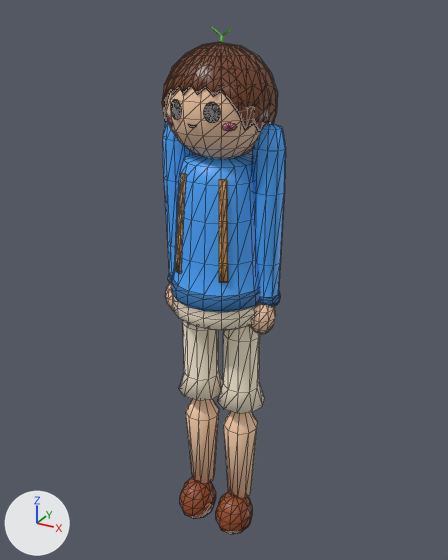
An edit to the glTF model public/assets/models/hero-grown.glb, drawn before and after from the same camera.
Before and after are seen from a 50 mm lens placed at (1.71, -3.07, 3.37), pointed at (-0.02, 0.08, 1.8). Lighting does not change. The marker at lower left points along +X, +Y and +Z. The picture after the commit comes second. Mesh edges are drawn as thin lines on the coarser meshes. Where no turn or scale is listed for an object, it has been applied to the vertices. Vertices at exactly the same position are counted once.

Names of what the first picture shows: 'arm-left', 'arm-right', 'body', 'head', 'leg-left', 'leg-right' and 1 more.
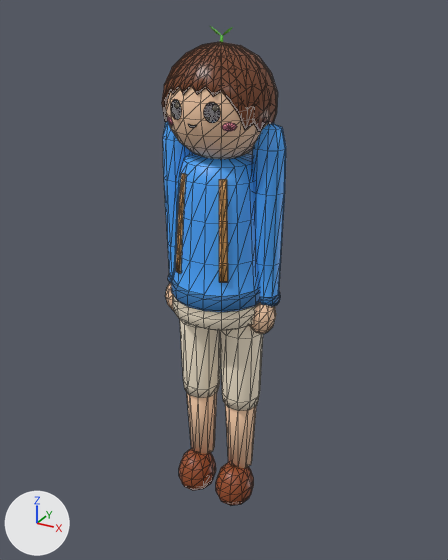
The newer file is also turned or shifted as a whole; pictures and numbers use the older file's frame.

Boxes [x1, y1, x2, y2] around the edits, measured in the pictures (448 x 560 px; the box of a moved part takes in the faces that stretch with it):
'leg-right', reshaped (14% shorter)
    before: [216, 325, 265, 534]
    after: [216, 325, 263, 505]
'leg-left', reshaped (14% shorter)
    before: [179, 321, 223, 519]
    after: [179, 319, 221, 490]
part 1 of me_leg_left, moved or reshaped
    before: [180, 478, 216, 519]
    after: [179, 449, 216, 490]
part 2 of me_leg_left, moved or reshaped
    before: [179, 321, 223, 483]
    after: [180, 319, 221, 454]
part 3 of me_leg_right, moved or reshaped
    before: [216, 491, 253, 534]
    after: [216, 462, 254, 505]
part 4 of me_leg_right, moved or reshaped
    before: [218, 325, 265, 498]
    after: [220, 325, 263, 468]

Edits to the bpy script that builds the scene:
```text
Change me_leg_left:
    used by ob_leg_left; location = (-0.15, 0.0, 1.62)
    remove me_leg_left.from_pydata(...)  # 126 vertices, 240 faces; spans x -0.16..0.16, y -0.22..0.15, z -1.62..0.04
    add me_leg_left.from_pydata(...)  # 126 vertices, 240 faces; spans x -0.14..0.14, y -0.22..0.13, z -1.36..0.04
    me_leg_left part 1: the loose piece of 62 vertices spanning x -0.13..0.13, y -0.22..0.06, z -1.62..-1.36 is moved by (0.0, 0.0, 0.26)
    me_leg_left part 2: 63 of 126 vertices moved; they spanned x -0.16..0.16, y -0.15..0.15, z -1.39..0.01 and now span x -0.14..0.14, y -0.13..0.13, z -1.13..0.02; mean shift (0.0, 0.0, 0.08); largest move (0.0, 0.0, -1.39) -> (0.0, 0.0, -1.13)
Change me_leg_right:
    used by ob_leg_right; location = (0.15, 0.0, 1.62)
    remove me_leg_right.from_pydata(...)  # 126 vertices, 240 faces; spans x -0.16..0.16, y -0.22..0.15, z -1.62..0.04
    add me_leg_right.from_pydata(...)  # 126 vertices, 240 faces; spans x -0.14..0.14, y -0.22..0.13, z -1.36..0.04
    me_leg_right part 3: the loose piece of 62 vertices spanning x -0.13..0.13, y -0.22..0.06, z -1.62..-1.36 is moved by (0.0, 0.0, 0.26)
    me_leg_right part 4: 63 of 126 vertices moved; they spanned x -0.16..0.16, y -0.15..0.15, z -1.39..0.01 and now span x -0.14..0.14, y -0.13..0.13, z -1.13..0.02; mean shift (0.0, 0.0, 0.08); largest move (0.0, 0.0, -1.39) -> (0.0, 0.0, -1.13)
```
